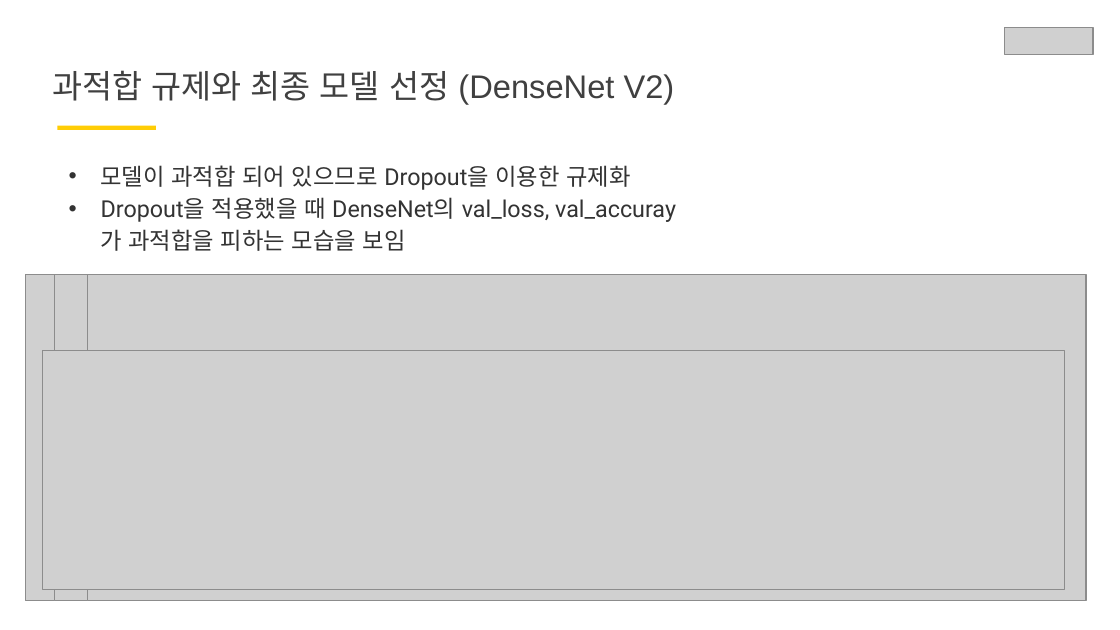
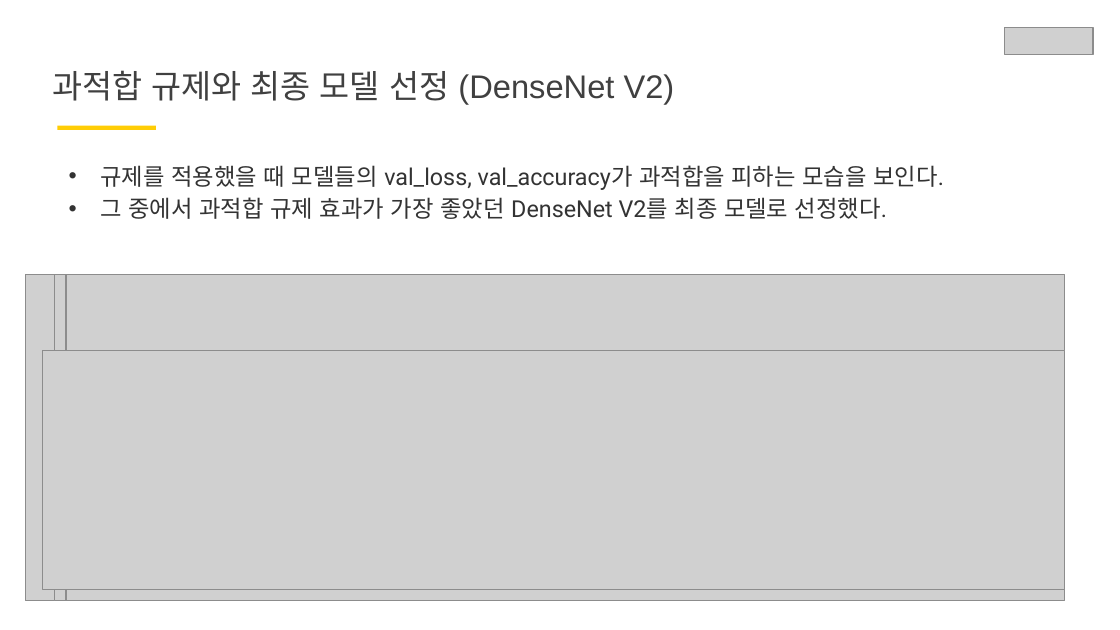
Before and after one commit to knggu/Iamgroww, a slide deck: slide 15 of DLthon/해파리 발표 ppt.pptx (slide 14 before the commit). Drawn at 1120x630 pixels with LibreOffice and Linux fonts; fonts in the diff are those of the drawing; grey boxes stand for pictures. Boxes give left, top, right and bottom in pixels: in the first picture for what was removed or moved away, otherwise in the second. Text is boxed around its words. In the diff, an @@ line names an element or a change of style, - is before the commit and + after.

```diff
--- a/DLthon/해파리 발표 ppt.pptx
+++ b/DLthon/해파리 발표 ppt.pptx
@@ text at box(101, 165, 944, 219): text changed @@
-• 모델이 과적합 되어 있으므로 Dropout을 이용한 규제화
-• Dropout을 적용했을 때 DenseNet의 val_loss, val_accuray가 과적합을 피하는 모습을 보임
+• 규제를 적용했을 때 모델들의 val_loss, val_accuracy가 과적합을 피하는 모습을 보인다.
+• 그 중에서 과적합 규제 효과가 가장 좋았던 DenseNet V2를 최종 모델로 선정했다.
@@ picture: place and size @@
-picture at box(87, 274, 1086, 601)
+picture at box(66, 274, 1065, 601)
```
Also in this commit, not shown: 9 other slides changed, 2 slides added, 1 other file.
